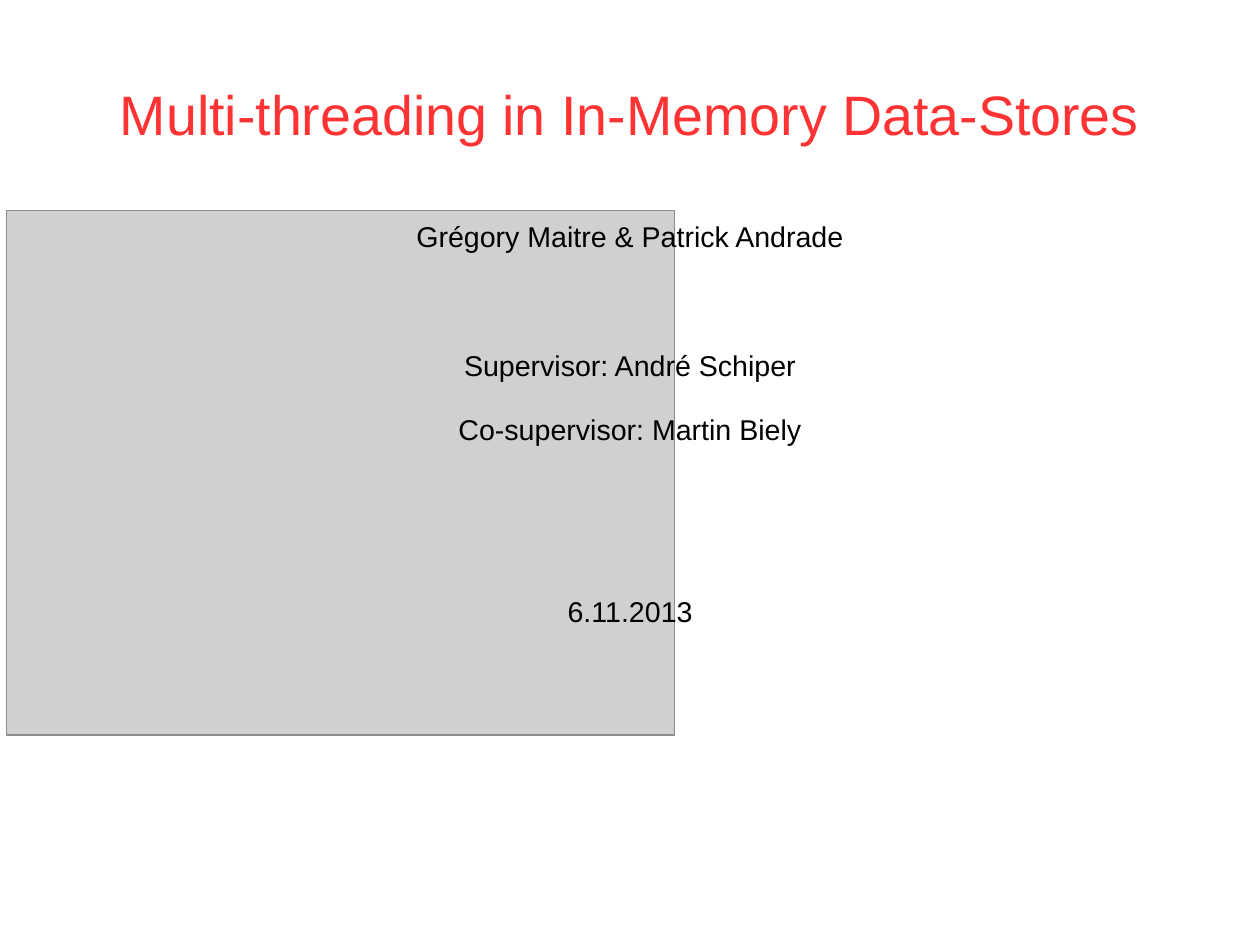
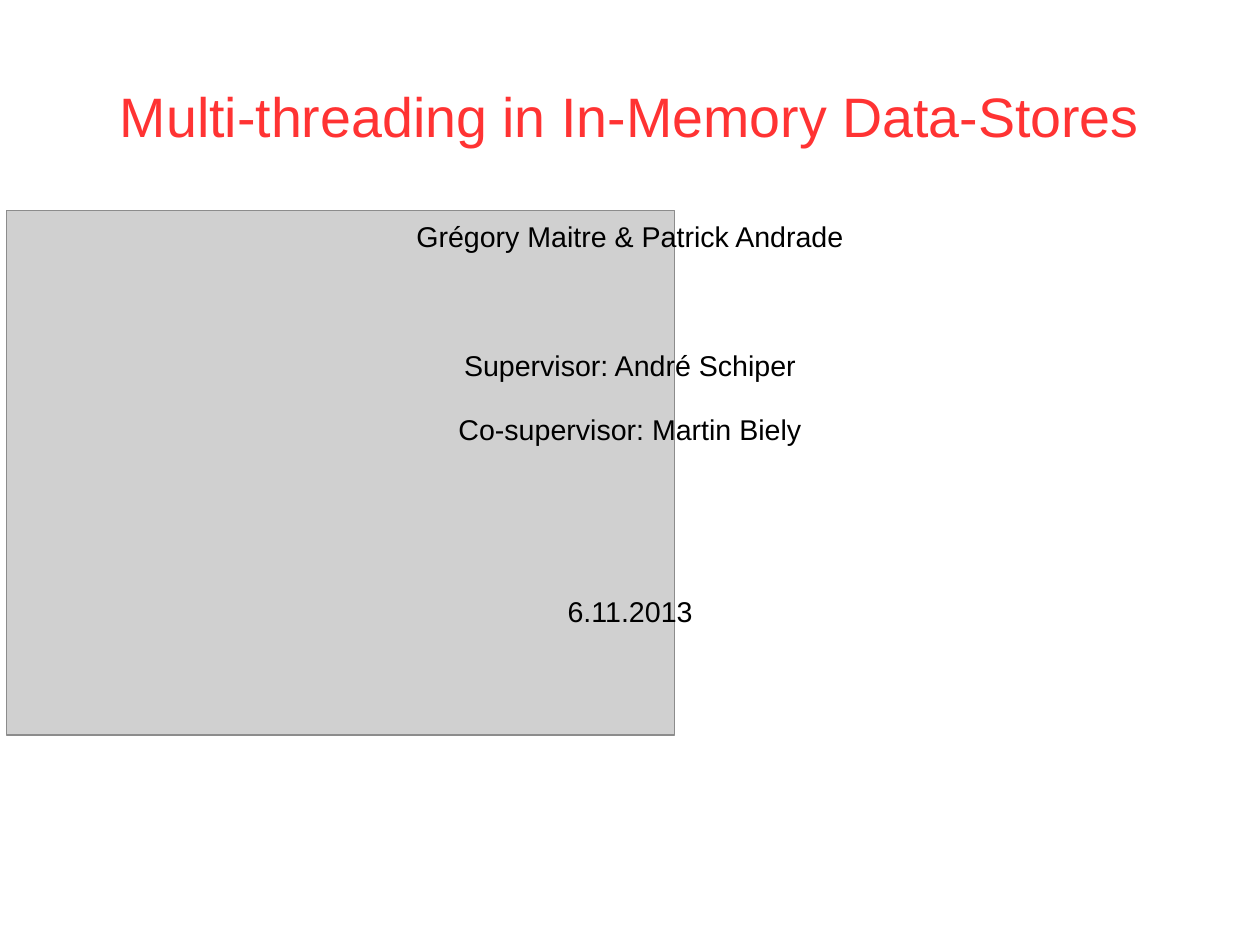
Before and after one commit to PatrickAndrade/top2developers, a slide deck: slide 1 of ProjectMidTermPresentation.ppt. Drawn at 1260x945 pixels with LibreOffice and Linux fonts; fonts in the diff are those of the drawing; grey boxes stand for pictures; background and template pictures are left out. Boxes give left, top, right and bottom in pixels: in the first picture for what was removed or moved away, otherwise in the second. Text is boxed around its words. In the diff, an @@ line names an element or a change of style, - is before the commit and + after.

Commit message:
Add last slide

```diff
--- a/ProjectMidTermPresentation.ppt
+++ b/ProjectMidTermPresentation.ppt
@@ text "Multi-threading in In-Memory Data-Stores" at bbox=[120, 96, 1138, 147]: line spacing 0.83 to 0.93 @@
```
Also in this commit, not shown: 1 slide added.
